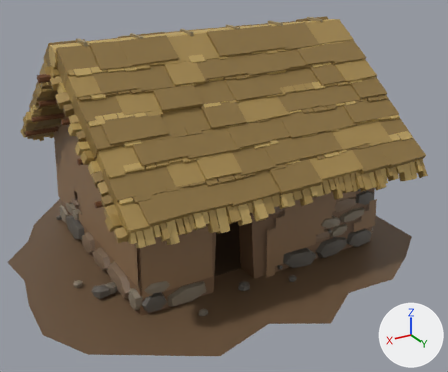
What one commit did to the glTF model campaigns/01_pachacutec/assets/models/pch_house_c.glb.
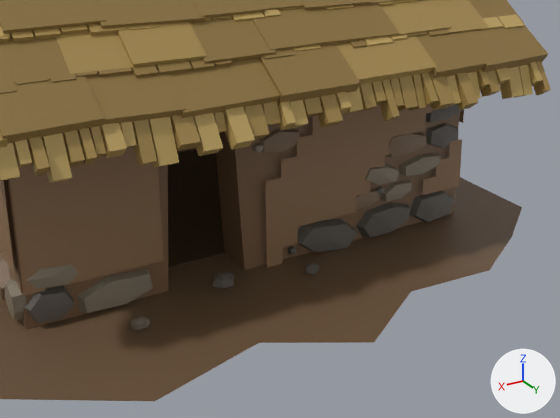
There are two pictures of each version: one whole from a 50 mm camera at (5.46, 9.57, 5.68) aimed at (0.01, 0.49, 1.14), one close up from a 50 mm camera at (3.46, 7.9, 3.53) aimed at (0.14, 2.37, 0.77). Arrows for +X, +Y and +Z are at lower right; the lights stay in place. The older version's two pictures come first. Objects named as collision shapes, trigger or cutter boxes, shadow casters or lower levels of detail are left out. Vertices at exactly the same position are counted once.

The older version as bpy lines, for what is in view:
```python
me_pch_house_c = bpy.data.meshes.new('pch_house_c')
me_pch_house_c.from_pydata(...)  # 7061 vertices, 10502 faces; spans x -3.91..3.85, y -3.42..3.64, z -0.01..3.94
me_pch_house_c.materials.append(mat_defaultmaterial)
ob_pch_house_c = bpy.data.objects.new('pch_house_c', me_pch_house_c)
ob_pch_house_c.location = (0.0, 0.0, 0.0)
```
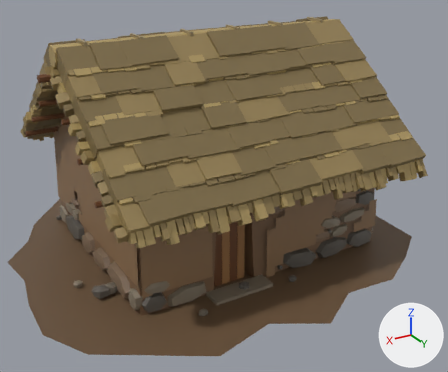
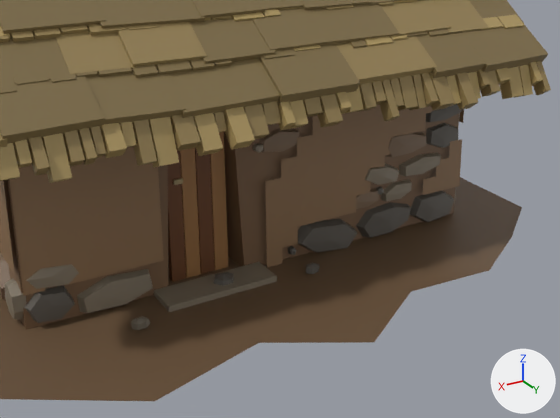
Scene script edits in JSON lines:
```json
{"block": "me_pch_house_c", "where": "# used by ob_pch_house_c; location = (0.0, 0.0, 0.0)"}
{"op": "remove", "block": "me_pch_house_c", "code": "me_pch_house_c.from_pydata(...)  # 7061 vertices, 10502 faces; spans x -3.91..3.85, y -3.42..3.64, z -0.01..3.94"}
{"op": "add", "block": "me_pch_house_c", "code": "me_pch_house_c.from_pydata(...)  # 7109 vertices, 10574 faces; spans x -3.91..3.85, y -3.42..3.64, z -0.01..3.94"}
{"block": "me_pch_house_c", "change": "me_pch_house_c part 1: the loose piece of 8 vertices spanning x 0.58..0.87, y 1.78..1.99, z 2.28..2.51 is copied, and the copy is turned 36 degrees about the x axis through its middle and scaled by 0.27, then moved by (0.16, -0.06, -1.39); it spans x 0.84..0.93, y 1.81..1.84, z 0.98..1.02"}
{"block": "me_pch_house_c", "change": "me_pch_house_c part 2"}
{"block": "me_pch_house_c", "change": "24 vertices are added at x 0.15..1.25, y 1.74..2.33, z 0.0..1.51"}
{"block": "me_pch_house_c", "change": "16 new vertices lie (0.0, 0.06, 0.0) away from vertices in x 0.4..1.0, y 1.74..1.77, z 0.01..1.51"}
{"block": "me_pch_house_c", "change": "60 new faces join them"}
{"block": "me_pch_house_c", "change": "me_pch_house_c part 3: 6710 kept faces spanning x -2.95..2.94, y -2.79..2.82, z 1.48..3.93 get new vertex colours"}
```

Boxes (x1, y1, x2, y2) around the edits, measured in the close-ups (560 x 418 px):
```json
{"part": 1, "of": "me_pch_house_c", "change": "added", "after": [173, 178, 183, 185]}
{"part": 2, "of": "me_pch_house_c", "change": "added", "after": [154, 132, 277, 312], "on screen": "brown"}
{"part": 3, "of": "me_pch_house_c", "change": "edited", "before": [0, 0, 551, 183], "after": [0, 0, 551, 183], "on screen": "looks the same"}
```
